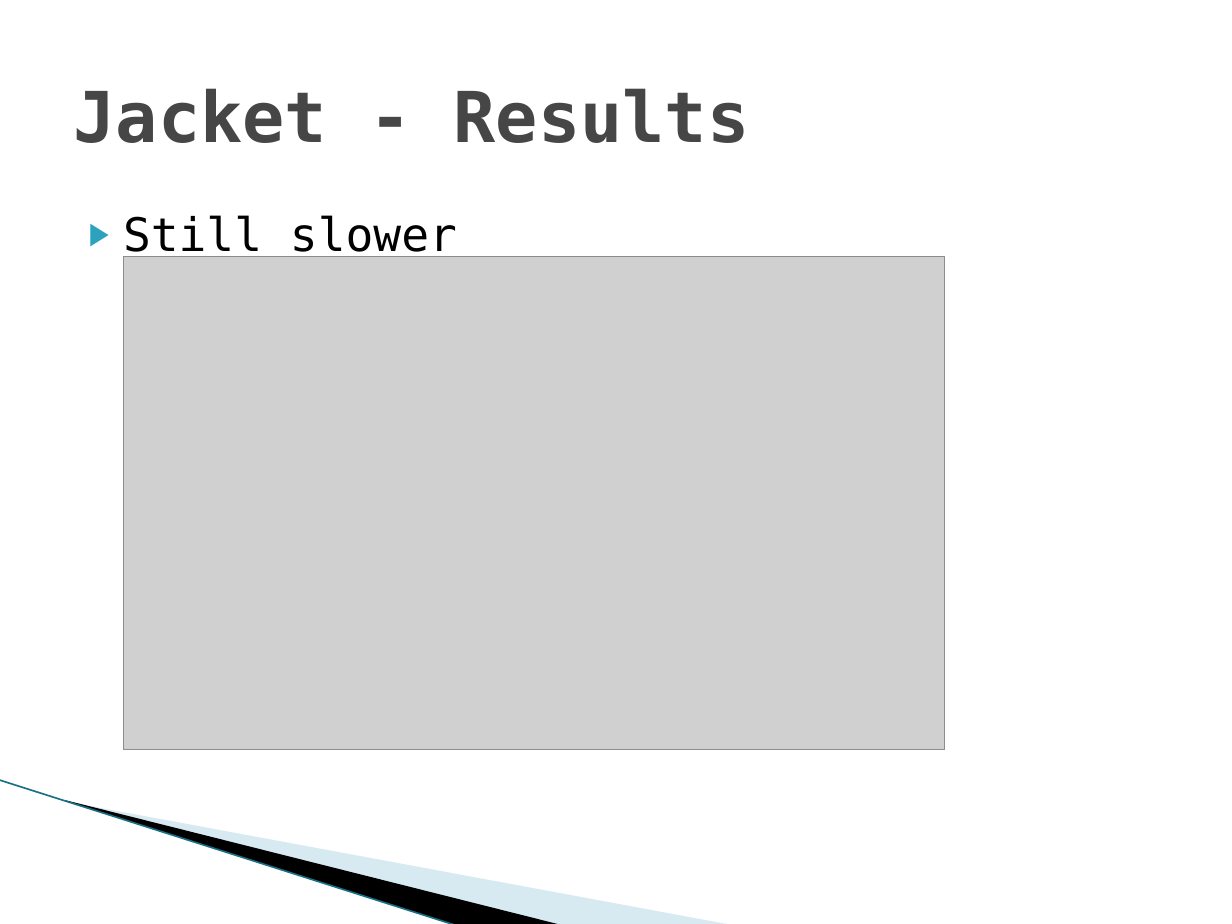
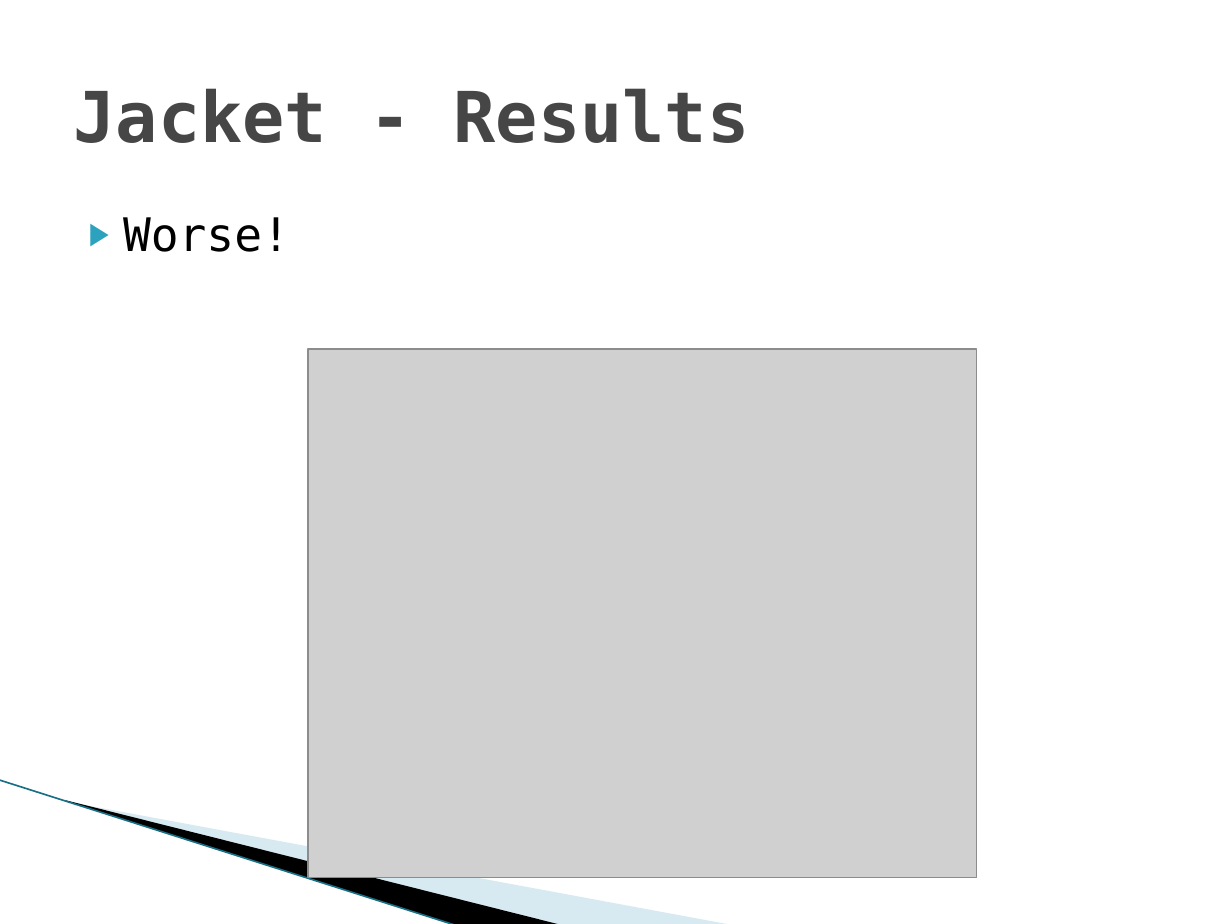
Before and after one commit to Keripo/DancingMonkeysAccelerated, a slide deck: slide 10 of final/presentation.pptx (slide 9 before the commit). Drawn at 1232x924 pixels with LibreOffice and Linux fonts; fonts in the diff are those of the drawing; grey boxes stand for pictures; background and template pictures are left out. Boxes give left, top, right and bottom in pixels: in the first picture for what was removed or moved away, otherwise in the second. Text is boxed around its words. In the diff, an @@ line names an element or a change of style, - is before the commit and + after.

```diff
--- a/final/presentation.pptx
+++ b/final/presentation.pptx
@@ text at box(123, 217, 290, 252): text changed @@
-▶ Still slower
+▶ Worse!
@@ picture: place and size @@
-picture at box(123, 256, 945, 749)
+picture at box(308, 349, 977, 877)
```
Also in this commit, not shown: 5 other slides changed, 11 slides added, 6 slides removed.
